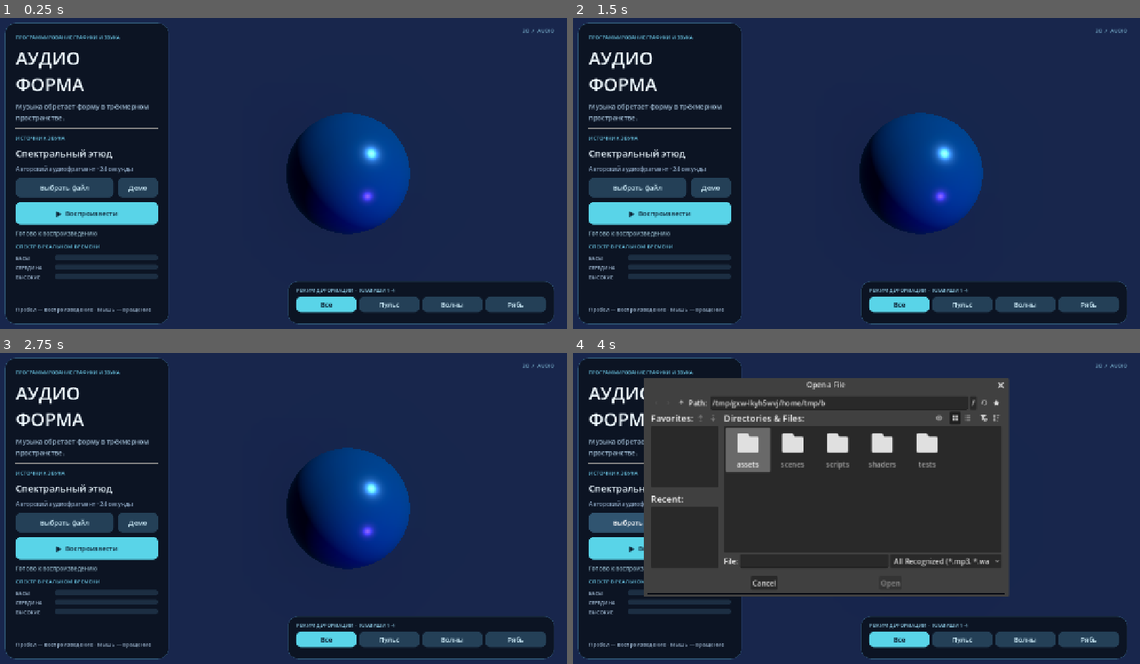
Above: before the commit, frames 1-4 (two rows, left to right).
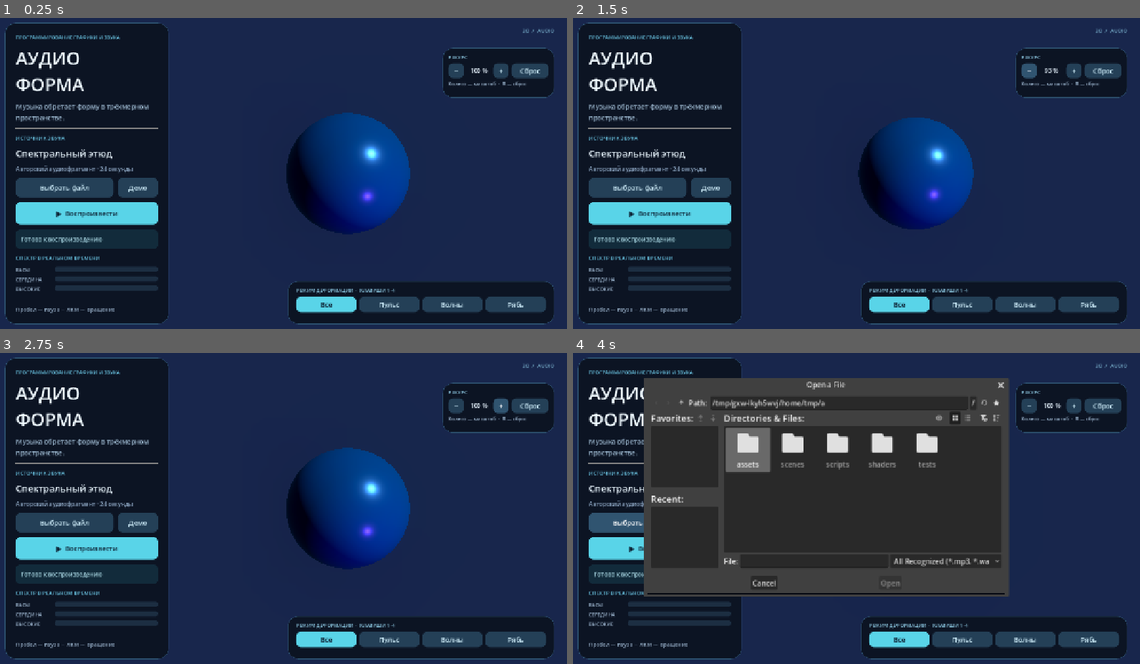
Above: after the commit, the same moments.

Repository: PavelLeon1/Audioforma
Game: Godot game, scene res://scenes/main.tscn
Two runs of this game, one before a commit and one after it. Both use one fixed random seed, a clock stepped at 60 frames per second and the inputs below. Sound files missing from this copy of the repository are replaced by a short silence.
Inputs (mouse positions are in pixels of both pictures, inside the frame that each line leads up to):
- Up to frame 1 (0.25 s): no input
- Up to frame 2 (1.5 s): click "▶ Воспроизвести" at 0.5 s; click (1026, 70) at 1.25 s, where only the run after the commit has a clickable "−"
- Up to frame 3 (2.75 s): click (498, 405) at 2 s, where only the run after the commit has a clickable "+"
- Up to frame 4 (4 s): click (1100, 405) at 2.75 s, where only the run after the commit has a clickable "Сброс"; click "Выбрать файл" at 3.5 s

The runs differ from the first frame. In frame 1, 4.9% of the frame differs, in the area x 2-98%, y 9-95%; in frame 2, 6.1%; in frame 3, 4.9%; in frame 4, 4.5%.

Commit message:
feat: улучшить управление и сообщения об ошибках

Diff:
--- a/scripts/audio_controller.gd
+++ b/scripts/audio_controller.gd
@@ -7,6 +7,7 @@
 const SpectrumMapper = preload("res://scripts/spectrum_mapper.gd")
 const DEMO_STREAM = preload("res://assets/audio/demo.wav")
 const BUS_NAME := "Audio Analysis"
+const INVALID_AUDIO_MESSAGE := "Не удалось прочитать аудиофайл. Проверьте его формат."
 
 @onready var player: AudioStreamPlayer = $"../AudioPlayer"
 
@@ -32,9 +33,17 @@
 	if extension not in ["mp3", "wav", "ogg"]:
 		last_error = "Поддерживаются файлы MP3, WAV и OGG Vorbis."
 		return false
-	if not FileAccess.file_exists(path):
+	var source_file := FileAccess.open(path, FileAccess.READ)
+	if source_file == null:
 		last_error = "Файл не найден или недоступен для чтения."
 		return false
+	if extension == "wav":
+		var header: PackedByteArray = source_file.get_buffer(12)
+		if header.size() < 12 or header.slice(0, 4).get_string_from_ascii() != "RIFF" or header.slice(8, 12).get_string_from_ascii() != "WAVE":
+			source_file.close()
+			last_error = INVALID_AUDIO_MESSAGE
+			return false
+	source_file.close()
 
 	var new_stream: AudioStream = null
 	match extension:
@@ -45,8 +54,8 @@
 		"ogg":
 			new_stream = AudioStreamOggVorbis.load_from_file(path)
 
-	if new_stream == null:
-		last_error = "Не удалось прочитать аудиофайл. Проверьте его формат."
+	if new_stream == null or new_stream.get_length() <= 0.0:
+		last_error = INVALID_AUDIO_MESSAGE
 		return false
 
 	_set_stream(new_stream, path.get_file().get_basename(), extension.to_upper(), true)
@@ -61,8 +70,10 @@
 func toggle_playback() -> void:
 	if player.stream == null:
 		return
-	if player.playing:
-		player.stream_paused = not player.stream_paused
+	if player.stream_paused:
+		player.stream_paused = false
+	elif player.playing:
+		player.stream_paused = true
 	else:
 		player.play()
 	playback_changed.emit()
--- a/scripts/main.gd
+++ b/scripts/main.gd
@@ -1,17 +1,29 @@
 extends Node3D
 
+const DEFAULT_CAMERA_DISTANCE := 7.0
+const MIN_CAMERA_DISTANCE := 5.6
+const MAX_CAMERA_DISTANCE := 9.0
+const CAMERA_STEP := 0.5
+const MAX_PITCH := 1.15
+
 @onready var orb: MeshInstance3D = $Orb
+@onready var camera: Camera3D = $Camera3D
 @onready var audio_controller: AudioController = $AudioController
 @onready var orb_material: ShaderMaterial = orb.get_surface_override_material(0) as ShaderMaterial
 
 var play_button: Button
 var playback_label: Label
+var status_panel: PanelContainer
 var source_name_label: Label
 var source_description_label: Label
+var zoom_label: Label
+var camera_reset_button: Button
 var file_dialog: FileDialog
 var spectrum_bars: Array[ProgressBar] = []
 var mode_buttons: Array[Button] = []
 var dragging := false
+var orbit_yaw := 0.0
+var orbit_pitch := 0.0
 var motion_time := 0.0
 var deformation_mode := 0
 
@@ -27,7 +39,8 @@
 
 func _process(delta: float) -> void:
 	if not dragging:
-		orb.rotate_y(delta * 0.12)
+		orbit_yaw += delta * 0.12
+		_update_orbit()
 	var bands := audio_controller.get_spectrum_analysis(delta)
 	var level := audio_controller.get_audio_level(delta)
 	motion_time += delta
@@ -53,21 +66,53 @@
 		mode_buttons[button_index].button_pressed = button_index == index
 
 
+func _input(event: InputEvent) -> void:
+	if event is InputEventMouseButton:
+		var click := event as InputEventMouseButton
+		if click.button_index == MOUSE_BUTTON_LEFT and not click.pressed:
+			dragging = false
+
+
 func _unhandled_input(event: InputEvent) -> void:
 	if event is InputEventMouseButton:
 		var click := event as InputEventMouseButton
-		if click.button_index == MOUSE_BUTTON_LEFT:
-			dragging = click.pressed and click.position.x > 420.0
+		if click.pressed and click.button_index == MOUSE_BUTTON_LEFT:
+			dragging = click.position.x > 420.0
+		elif click.pressed and click.button_index == MOUSE_BUTTON_WHEEL_UP:
+			_zoom_camera(-1.0)
+		elif click.pressed and click.button_index == MOUSE_BUTTON_WHEEL_DOWN:
+			_zoom_camera(1.0)
 	elif event is InputEventMouseMotion and dragging:
 		var motion := event as InputEventMouseMotion
-		orb.rotate_y(motion.relative.x * 0.008)
-		orb.rotate_x(motion.relative.y * 0.008)
+		orbit_yaw += motion.relative.x * 0.008
+		orbit_pitch = clampf(orbit_pitch + motion.relative.y * 0.008, -MAX_PITCH, MAX_PITCH)
+		_update_orbit()
 	elif event is InputEventKey:
 		var key := event as InputEventKey
 		if key.pressed and not key.echo and key.keycode == KEY_SPACE:
 			audio_controller.toggle_playback()
+		elif key.pressed and not key.echo and key.keycode == KEY_R:
+			_reset_view()
 		elif key.pressed and not key.echo and key.keycode >= KEY_1 and key.keycode <= KEY_4:
 			_set_mode(key.keycode - KEY_1)
+
+
+func _update_orbit() -> void:
+	orb.rotation = Vector3(orbit_pitch, orbit_yaw, 0.0)
+
+
+func _zoom_camera(direction: float) -> void:
+	camera.position.z = clampf(camera.position.z + direction * CAMERA_STEP, MIN_CAMERA_DISTANCE, MAX_CAMERA_DISTANCE)
+	zoom_label.text = "%d %%" % roundi(DEFAULT_CAMERA_DISTANCE / camera.position.z * 100.0)
+
+
+func _reset_view() -> void:
+	dragging = false
+	orbit_yaw = 0.0
+	orbit_pitch = 0.0
+	camera.position.z = DEFAULT_CAMERA_DISTANCE
+	_update_orbit()
+	zoom_label.text = "100 %"
 
 
 func _create_interface() -> void:
@@ -104,6 +149,8 @@
 
 	column.add_child(_label("ИСТОЧНИК ЗВУКА", 12, Color(0.42, 0.78, 0.9)))
 	source_name_label = _label("", 21, Color(0.92, 0.97, 1.0))
+	source_name_label.autowrap_mode = TextServer.AUTOWRAP_OFF
+	source_name_label.text_overrun_behavior = TextServer.OVERRUN_TRIM_ELLIPSIS
 	column.add_child(source_name_label)
 	source_description_label = _label("", 13, Color(0.55, 0.65, 0.76))
 	column.add_child(source_description_label)
@@ -125,8 +172,18 @@
 	play_button.pressed.connect(audio_controller.toggle_playback)
 	column.add_child(play_button)
 
+	status_panel = PanelContainer.new()
+	status_panel.custom_minimum_size.y = 44.0
+	column.add_child(status_panel)
+	var status_padding := MarginContainer.new()
+	status_padding.add_theme_constant_override("margin_left", 12)
+	status_padding.add_theme_constant_override("margin_right", 12)
+	status_padding.add_theme_constant_override("margin_top", 6)
+	status_padding.add_theme_constant_override("margin_bottom", 6)
+	status_panel.add_child(status_padding)
 	playback_label = _label("", 13, Color(0.56, 0.7, 0.77))
-	column.add_child(playback_label)
+	playback_label.vertical_alignment = VERTICAL_ALIGNMENT_CENTER
+	status_padding.add_child(playback_label)
 
 	column.add_child(_label("СПЕКТР В РЕАЛЬНОМ ВРЕМЕНИ", 12, Color(0.42, 0.78, 0.9)))
 	var spectrum_group := VBoxContainer.new()
@@ -139,7 +196,7 @@
 	var spacer := Control.new()
 	spacer.size_flags_vertical = Control.SIZE_EXPAND_FILL
 	column.add_child(spacer)
-	column.add_child(_label("Пробел — воспроизведение · Мышь — вращение", 12, Color(0.63, 0.73, 0.83)))
+	column.add_child(_label("Пробел — пауза  ·  ЛКМ — вращение", 12, Color(0.63, 0.73, 0.83)))
 
 	var corner := _label("3D  /  AUDIO", 12, Color(0.46, 0.68, 0.79))
 	corner.horizontal_alignment = HORIZONTAL_ALIGNMENT_RIGHT
@@ -150,6 +207,7 @@
 	corner.offset_right = -28.0
 	corner.offset_top = 32.0
 	corner.offset_bottom = 60.0
+	_create_camera_panel(screen)
 
 	var mode_panel := PanelContainer.new()
 	screen.add_child(mode_panel)
@@ -197,6 +255,48 @@
 	add_child(file_dialog)
 
 
+func _create_camera_panel(screen: Control) -> void:
+	var camera_panel := PanelContainer.new()
+	screen.add_child(camera_panel)
+	camera_panel.anchor_left = 1.0
+	camera_panel.anchor_right = 1.0
+	camera_panel.offset_left = -278.0
+	camera_panel.offset_right = -28.0
+	camera_panel.offset_top = 80.0
+	camera_panel.offset_bottom = 191.0
+	camera_panel.add_theme_stylebox_override("panel", _panel_style())
+	var camera_padding := MarginContainer.new()
+	for side in ["left", "right", "top", "bottom"]:
+		camera_padding.add_theme_constant_override("margin_" + side, 12)
+	camera_panel.add_child(camera_padding)
+	var camera_column := VBoxContainer.new()
+	camera_column.add_theme_constant_override("separation", 5)
+	camera_padding.add_child(camera_column)
+	camera_column.add_child(_label("РАКУРС", 11, Color(0.54, 0.77, 0.87)))
+	var camera_row := HBoxContainer.new()
+	camera_row.add_theme_constant_override("separation", 6)
+	camera_column.add_child(camera_row)
+	var zoom_out_button := _button("−", false)
+	zoom_out_button.custom_minimum_size = Vector2(35.0, 33.0)
+	zoom_out_button.pressed.connect(_zoom_camera.bind(1.0))
+	camera_row.add_child(zoom_out_button)
+	zoom_label = _label("100 %", 13, Color(0.91, 0.96, 1.0))
+	zoom_label.horizontal_alignment = HORIZONTAL_ALIGNMENT_CENTER
+	zoom_label.vertical_alignment = VERTICAL_ALIGNMENT_CENTER
+	zoom_label.custom_minimum_size.x = 53.0
+	camera_row.add_child(zoom_label)
+	var zoom_in_button := _button("+", false)
+	zoom_in_button.custom_minimum_size = Vector2(35.0, 33.0)
+	zoom_in_button.pressed.connect(_zoom_camera.bind(-1.0))
+	camera_row.add_child(zoom_in_button)
+	camera_reset_button = _button("Сброс", false)
+	camera_reset_button.custom_minimum_size.y = 33.0
+	camera_reset_button.size_flags_horizontal = Control.SIZE_EXPAND_FILL
+	camera_reset_button.pressed.connect(_reset_view)
+	camera_row.add_child(camera_reset_button)
+	camera_column.add_child(_label("Колесо — масштаб  ·  R — сброс", 11, Color(0.63, 0.73, 0.83)))
+
+
 func _add_spectrum_row(parent: VBoxContainer, title: String, color: Color) -> void:
 	var row := HBoxContainer.new()
 	row.add_theme_constant_override("separation", 9)
@@ -262,17 +362,23 @@
 
 func _on_file_selected(path: String) -> void:
 	if not audio_controller.load_file(path):
-		playback_label.text = audio_controller.last_error
-		playback_label.add_theme_color_override("font_color", Color(1.0, 0.53, 0.53))
+		_set_status(audio_controller.last_error, true)
 
 
 func _update_source_interface() -> void:
 	source_name_label.text = audio_controller.source_name
+	source_name_label.tooltip_text = audio_controller.source_name
 	source_description_label.text = audio_controller.source_description
 
 
 func _update_playback_interface() -> void:
 	var active := audio_controller.is_active()
-	play_button.text = "Ⅱ  Приостановить" if active else "▶  Воспроизвести"
-	playback_label.text = "Звук воспроизводится" if active else "Готово к воспроизведению"
-	playback_label.add_theme_color_override("font_color", Color(0.56, 0.7, 0.77))
+	var paused := audio_controller.player.stream_paused
+	play_button.text = "Ⅱ  Приостановить" if active else ("▶  Продолжить" if paused else "▶  Воспроизвести")
+	_set_status("Звук воспроизводится" if active else ("Воспроизведение приостановлено" if paused else "Готово к воспроизведению"), false)
+
+
+func _set_status(message: String, is_error: bool) -> void:
+	playback_label.text = message
+	playback_label.add_theme_color_override("font_color", Color(1.0, 0.68, 0.68) if is_error else Color(0.67, 0.85, 0.9))
+	status_panel.add_theme_stylebox_override("panel", _button_style(Color(0.29, 0.1, 0.17) if is_error else Color(0.07, 0.17, 0.23)))
--- a/tests/test_audio_analysis.gd
+++ b/tests/test_audio_analysis.gd
@@ -40,6 +40,7 @@
 			_fail("Сигнал %d Гц не выделился в ожидаемой полосе" % entry.hz)
 			return
 		if entry.hz == 80:
+			var position_before_pause := player.get_playback_position()
 			controller.toggle_playback()
 			if controller.is_active():
 				_fail("Пауза должна останавливать анализ и воспроизведение")
@@ -51,9 +52,16 @@
 			if paused_volume >= volume * 0.4:
 				_fail("При паузе свечение должно затухать")
 				return
+			if absf(player.get_playback_position() - position_before_pause) > 0.06:
+				_fail("Позиция воспроизведения меняется во время паузы")
+				return
 			controller.toggle_playback()
 			if not controller.is_active():
 				_fail("После паузы воспроизведение должно продолжаться")
+				return
+			await create_timer(0.12).timeout
+			if player.get_playback_position() <= position_before_pause + 0.05:
+				_fail("Возобновление должно продолжать звук с прежней позиции")
 				return
 
 	for extension in ["mp3", "ogg"]:
--- a/tests/test_visualizer.gd
+++ b/tests/test_visualizer.gd
@@ -34,12 +34,89 @@
 			_fail("Режим %d не выбран в шейдере и интерфейсе" % index)
 			return
 
-	print("PASS: шейдер получает спектр, громкость и четыре режима")
+	scene.set_process(false)
+	var camera := scene.get_node("Camera3D") as Camera3D
+	var wheel := InputEventMouseButton.new()
+	wheel.button_index = MOUSE_BUTTON_WHEEL_UP
+	wheel.pressed = true
+	scene._unhandled_input(wheel)
+	if camera.position.z >= 7.0 or scene.zoom_label.text == "100 %":
+		_fail("Колесо мыши не приблизило объект")
+		return
+	var mouse_down := InputEventMouseButton.new()
+	mouse_down.button_index = MOUSE_BUTTON_LEFT
+	mouse_down.position = Vector2(800.0, 350.0)
+	mouse_down.pressed = true
+	scene._unhandled_input(mouse_down)
+	var motion := InputEventMouseMotion.new()
+	motion.relative = Vector2(80.0, -50.0)
+	scene._unhandled_input(motion)
+	if scene.orb.rotation.is_zero_approx():
+		_fail("Перетаскивание не повернуло объект")
+		return
+	motion.relative = Vector2(0.0, 10000.0)
+	scene._unhandled_input(motion)
+	if scene.orb.rotation.x > 1.15:
+		_fail("Наклон объекта выходит за допустимый предел")
+		return
+	var mouse_up := InputEventMouseButton.new()
+	mouse_up.button_index = MOUSE_BUTTON_LEFT
+	mouse_up.pressed = false
+	scene._input(mouse_up)
+	if scene.dragging:
+		_fail("Отпускание мыши не завершило вращение")
+		return
+	for index in range(30):
+		scene._zoom_camera(-1.0)
+	if camera.position.z < 5.599:
+		_fail("Камера приблизилась слишком близко")
+		return
+	for index in range(30):
+		scene._zoom_camera(1.0)
+	if camera.position.z > 9.001:
+		_fail("Камера отдалилась слишком далеко")
+		return
+	scene.camera_reset_button.pressed.emit()
+	if not scene.orb.rotation.is_zero_approx() or not is_equal_approx(camera.position.z, 7.0) or scene.zoom_label.text != "100 %":
+		_fail("Сброс не восстановил исходный ракурс")
+		return
+
+	var original_stream: AudioStream = scene.audio_controller.player.stream
+	scene._on_file_selected("unsupported.txt")
+	if scene.playback_label.text.find("MP3") < 0 or scene.audio_controller.player.stream != original_stream:
+		_fail("Неподдерживаемый файл не показал понятную ошибку")
+		return
+	var corrupt_file := FileAccess.open("user://corrupt.wav", FileAccess.WRITE)
+	if corrupt_file == null:
+		_fail("Не удалось создать повреждённый тестовый файл")
+		return
+	corrupt_file.store_string("not a wave file")
+	corrupt_file.close()
+	var corrupt_path := ProjectSettings.globalize_path("user://corrupt.wav")
+	scene._on_file_selected(corrupt_path)
+	DirAccess.remove_absolute(corrupt_path)
+	if scene.playback_label.text.find("Не удалось прочитать") < 0 or scene.audio_controller.player.stream != original_stream:
+		_fail("Повреждённый WAV не показал ошибку или заменил текущий звук")
+		return
+	var valid_path := ProjectSettings.globalize_path("res://tests/fixtures/800.wav")
+	scene._on_file_selected(valid_path)
+	if scene.playback_label.text != "Звук воспроизводится":
+		_fail("Успешная загрузка не очистила ошибку")
+		return
+	await process_frame
+	scene.audio_controller.toggle_playback()
+	if scene.playback_label.text != "Воспроизведение приостановлено":
+		_fail("Пауза не отражена в интерфейсе")
+		return
+
+	print("PASS: шейдер, режимы, ракурс и сообщения о загрузке")
+	scene.audio_controller.player.stop()
 	scene.queue_free()
-	await process_frame
+	await create_timer(0.3).timeout
 	var bus_index := AudioServer.get_bus_index("Audio Analysis")
 	if bus_index >= 0:
 		AudioServer.remove_bus(bus_index)
+	await create_timer(0.1).timeout
 	quit(0)
 
 
Not shown, changed: README.md
